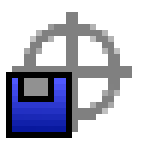
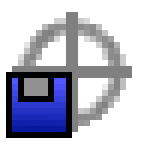
Two versions of the same layered image (144×144). Layer-by-layer changes:
added layer "k4" above "k3" over [18, 18, 126, 126]
hid "k2" over [24, 24, 120, 120]
